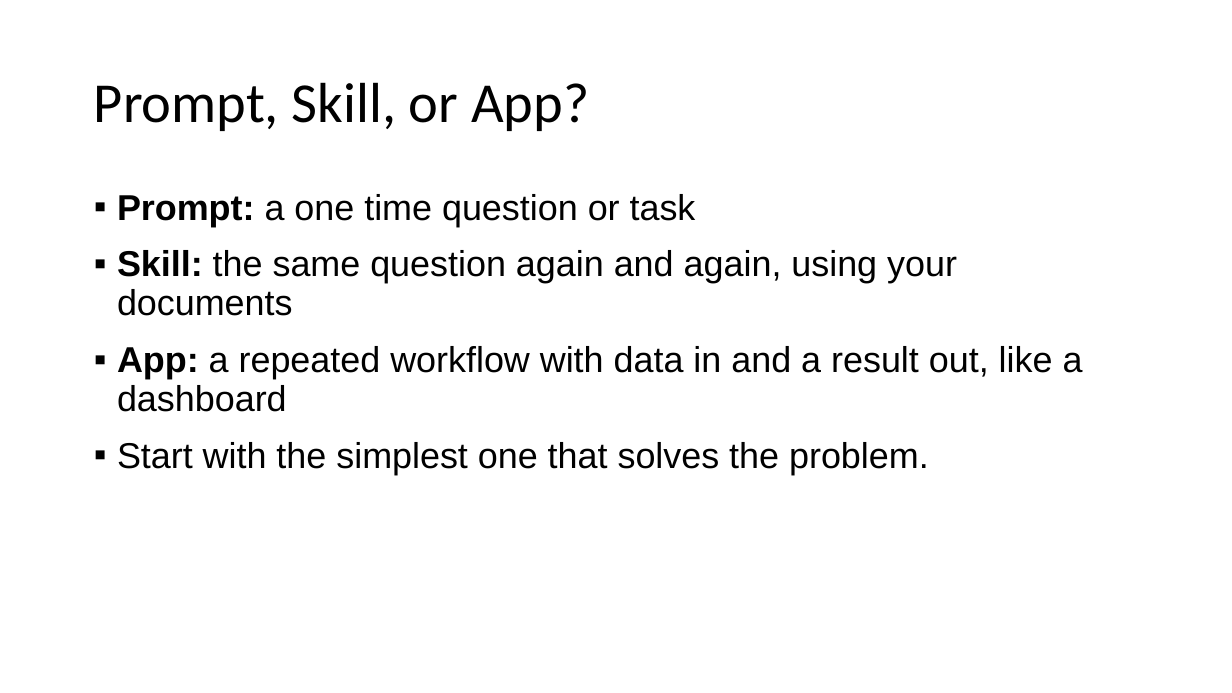
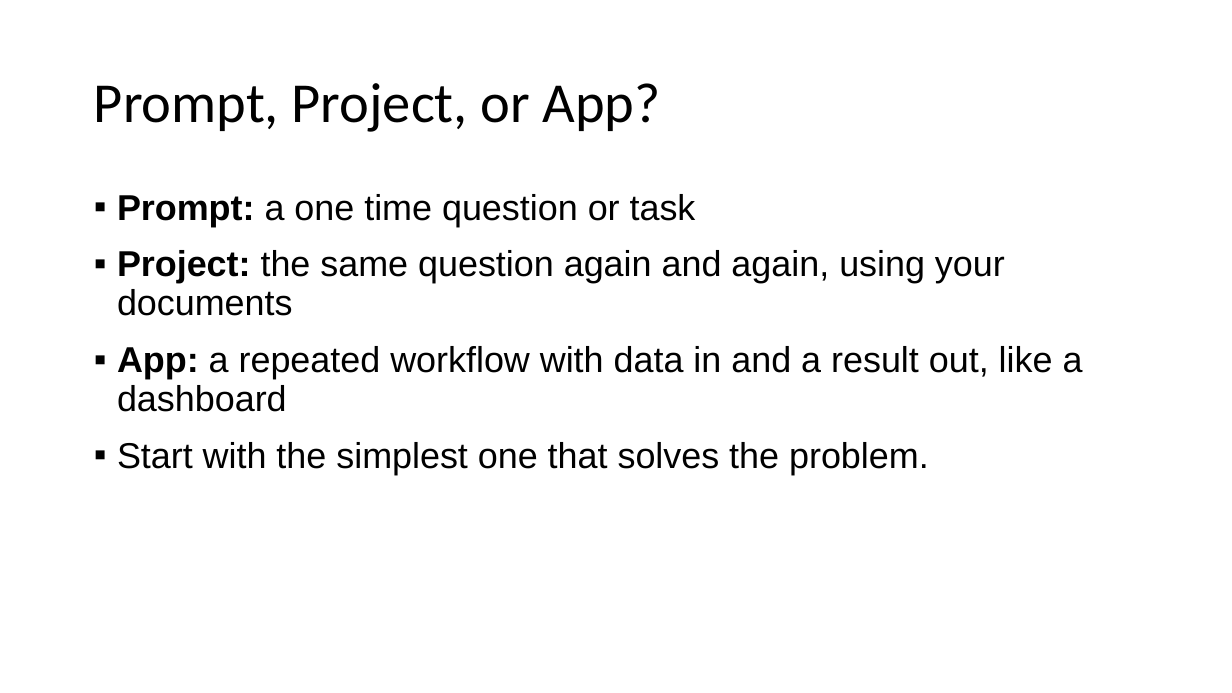
Before and after one commit to grcc-resendiz/ai-manufacturing-muskegon, a slide deck: slide 28 of instructor/Day2-Computer-Vision-and-Vibe-Coding.pptx. Drawn at 1232x693 pixels with LibreOffice and Linux fonts; fonts in the diff are those of the drawing. Boxes give left, top, right and bottom in pixels: in the first picture for what was removed or moved away, otherwise in the second. Text is boxed around its words. In the diff, an @@ line names an element or a change of style, - is before the commit and + after.

```diff
--- a/instructor/Day2-Computer-Vision-and-Vibe-Coding.pptx
+++ b/instructor/Day2-Computer-Vision-and-Vibe-Coding.pptx
@@ title at <box>94,83,661,132</box>: text changed @@
-Prompt, Skill, or App?
+Prompt, Project, or App?
@@ text at <box>117,250,1005,316</box>: text changed @@
-▪ Skill: the same question again and again, using your documents
+▪ Project: the same question again and again, using your documents
```
Also in this commit, not shown: 6 other files.
